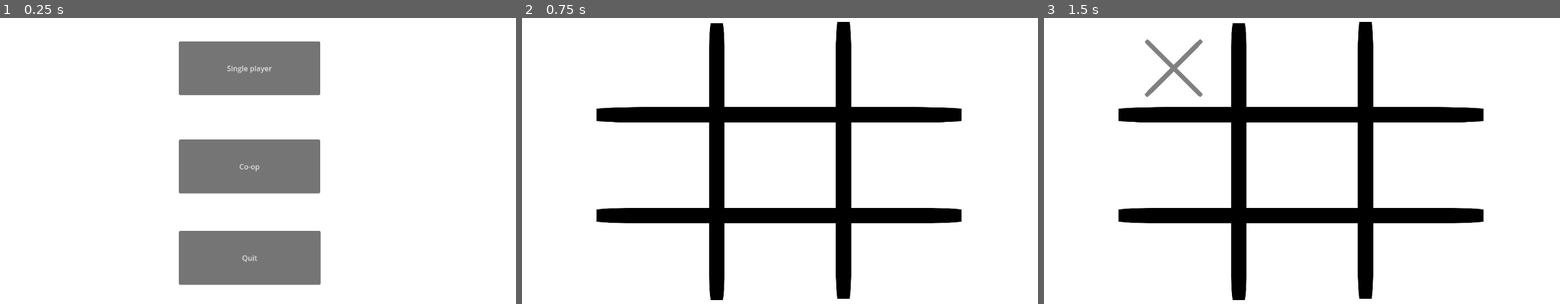
Above: before the commit, frames 1-3 (left to right).
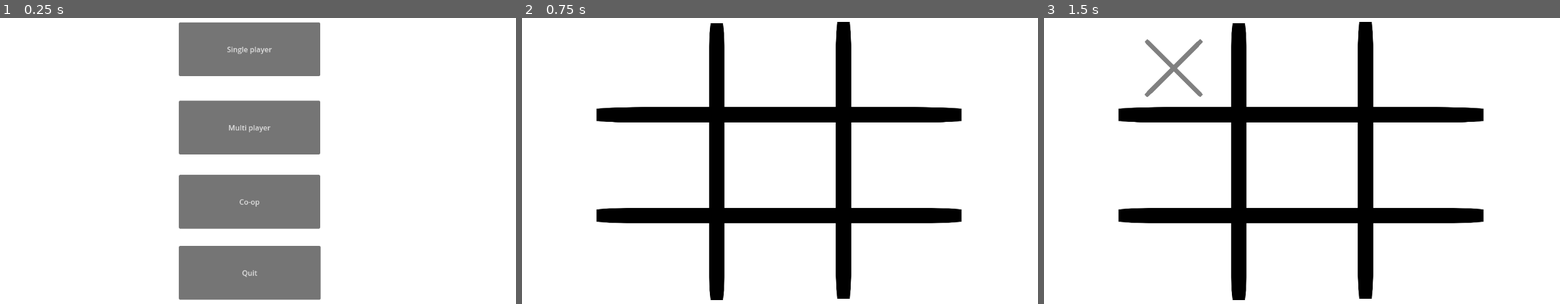
Above: after the commit, the same moments.

Repository: im-shashank/Tick-Tack-Toe
Game: Godot game, scene res://scenes/start_menu.tscn
Same seed, same stepped clock (60 frames per second), same inputs: the game is played once before the commit and once after it. The engine's default icon, where the game draws it, is replaced by a stand-in: a white triangle on a blue panel in a dark square.
Inputs (mouse positions are in pixels of both pictures, inside the frame that each line leads up to):
- Up to frame 1 (0.25 s): no input
- Up to frame 2 (0.75 s): click "Co-op" at 0.5 s
- Up to frame 3 (1.5 s): click (1173, 66) at 1.25 s

The runs differ from the first frame. In frame 1, 16% of the frame differs, in the area x 34-63%, y 1-99%; in frame 2, nothing differs; in frame 3, nothing differs.

Commit message:
Started adding multiplayer

Diff:
--- /dev/null
+++ b/scenes/multiplayer.tscn
@@ -0,0 +1,10 @@
+[gd_scene load_steps=3 format=3 uid="uid://dmmdkdmq3deo"]
+
+[ext_resource type="PackedScene" uid="uid://cqn8i5to1cg12" path="res://scenes/multiplayer_main.tscn" id="1_rykwk"]
+[ext_resource type="Script" path="res://scenes/scripts/multi_player.gd" id="2_cxqjd"]
+
+[node name="Co-op" type="Node2D"]
+
+[node name="Main" parent="." instance=ExtResource("1_rykwk")]
+position = Vector2(7, 3)
+script = ExtResource("2_cxqjd")
--- /dev/null
+++ b/scenes/multiplayer_host_or_join.tscn
@@ -0,0 +1,53 @@
+[gd_scene load_steps=5 format=3 uid="uid://de1uepe5bupth"]
+
+[ext_resource type="Script" path="res://scenes/scripts/multiplayer_host_or_join.gd" id="1_gfyrb"]
+[ext_resource type="Shader" path="res://scenes/shaders/main.gdshader" id="2_l4cx3"]
+[ext_resource type="Texture2D" uid="uid://btepcttr42vi3" path="res://icon.svg" id="3_hd03v"]
+
+[sub_resource type="ShaderMaterial" id="ShaderMaterial_khe3r"]
+shader = ExtResource("2_l4cx3")
+
+[node name="main" type="Node2D"]
+script = ExtResource("1_gfyrb")
+
+[node name="Background" type="Sprite2D" parent="."]
+material = SubResource("ShaderMaterial_khe3r")
+position = Vector2(563.5, 328)
+scale = Vector2(10.7422, 6.15625)
+texture = ExtResource("3_hd03v")
+
+[node name="Buttons" type="Node2D" parent="."]
+
+[node name="Host" type="Button" parent="Buttons"]
+offset_left = 151.0
+offset_top = 145.165
+offset_right = 427.0
+offset_bottom = 249.165
+text = "Host"
+
+[node name="Join" type="Button" parent="Buttons"]
+offset_left = 742.0
+offset_top = 145.165
+offset_right = 1018.0
+offset_bottom = 249.165
+text = "Join"
+
+[node name="Main menu" type="Button" parent="Buttons"]
+offset_left = 32.0
+offset_top = 29.0
+offset_right = 140.0
+offset_bottom = 71.0
+text = "Main menu"
+
+[node name="StartGame" type="Button" parent="Buttons"]
+offset_left = 450.0
+offset_top = 366.77
+offset_right = 726.0
+offset_bottom = 470.77
+text = "Start game
+"
+
+[connection signal="pressed" from="Buttons/Host" to="." method="_on_host_pressed"]
+[connection signal="pressed" from="Buttons/Join" to="." method="_on_join_pressed"]
+[connection signal="pressed" from="Buttons/Main menu" to="." method="_on_main_menu_pressed"]
+[connection signal="pressed" from="Buttons/StartGame" to="." method="_on_start_game_pressed"]
--- /dev/null
+++ b/scenes/multiplayer_main.tscn
@@ -0,0 +1,262 @@
+[gd_scene load_steps=12 format=3 uid="uid://cqn8i5to1cg12"]
+
+[ext_resource type="Script" path="res://scenes/scripts/Co-op.gd" id="1_hy757"]
+[ext_resource type="Shader" path="res://scenes/shaders/main.gdshader" id="2_lctpg"]
+[ext_resource type="Texture2D" uid="uid://btepcttr42vi3" path="res://icon.svg" id="3_auao8"]
+[ext_resource type="Shader" path="res://scenes/shaders/line1.gdshader" id="4_lb2w0"]
+[ext_resource type="PackedScene" uid="uid://d01mrnhdphy2h" path="res://scenes/x.tscn" id="5_tiilg"]
+[ext_resource type="PackedScene" uid="uid://bbgoy3vh8rl0s" path="res://scenes/o.tscn" id="6_ptfnj"]
+[ext_resource type="Shader" path="res://scenes/shaders/button.gdshader" id="7_0l4ni"]
+[ext_resource type="Script" path="res://scenes/scripts/game_over_layer.gd" id="8_h2u1v"]
+
+[sub_resource type="ShaderMaterial" id="ShaderMaterial_7b5x3"]
+shader = ExtResource("2_lctpg")
+
+[sub_resource type="ShaderMaterial" id="ShaderMaterial_2dccl"]
+shader = ExtResource("4_lb2w0")
+
+[sub_resource type="ShaderMaterial" id="ShaderMaterial_ga8i7"]
+shader = ExtResource("7_0l4ni")
+
+[node name="Main" type="Node2D"]
+script = ExtResource("1_hy757")
+
+[node name="background" type="Sprite2D" parent="."]
+material = SubResource("ShaderMaterial_7b5x3")
+position = Vector2(587, 349)
+scale = Vector2(11.4141, 6.25781)
+texture = ExtResource("3_auao8")
+
+[node name="Grid" type="Node2D" parent="."]
+position = Vector2(86, 5)
+
+[node name="line1" type="Sprite2D" parent="Grid"]
+material = SubResource("ShaderMaterial_2dccl")
+position = Vector2(353, 317)
+scale = Vector2(0.265625, 4.78125)
+texture = ExtResource("3_auao8")
+
+[node name="line2" type="Sprite2D" parent="Grid"]
+material = SubResource("ShaderMaterial_2dccl")
+position = Vector2(632, 314)
+scale = Vector2(0.265625, 4.78125)
+texture = ExtResource("3_auao8")
+
+[node name="line3" type="Sprite2D" parent="Grid"]
+material = SubResource("ShaderMaterial_2dccl")
+position = Vector2(490.206, 436)
+rotation = 1.5708
+scale = Vector2(0.265625, 6.28184)
+texture = ExtResource("3_auao8")
+
+[node name="line4" type="Sprite2D" parent="Grid"]
+material = SubResource("ShaderMaterial_2dccl")
+position = Vector2(490.206, 213.41)
+rotation = 1.5708
+scale = Vector2(0.265625, 6.28184)
+texture = ExtResource("3_auao8")
+
+[node name="X" type="Node2D" parent="."]
+
+[node name="X1" parent="X" instance=ExtResource("5_tiilg")]
+visible = false
+position = Vector2(146, 19)
+scale = Vector2(0.295, 0.295)
+
+[node name="X2" parent="X" instance=ExtResource("5_tiilg")]
+visible = false
+position = Vector2(443, 18)
+scale = Vector2(0.295, 0.295)
+
+[node name="X3" parent="X" instance=ExtResource("5_tiilg")]
+visible = false
+position = Vector2(705, 17)
+scale = Vector2(0.295, 0.295)
+
+[node name="X4" parent="X" instance=ExtResource("5_tiilg")]
+visible = false
+position = Vector2(706, 246)
+scale = Vector2(0.295, 0.295)
+
+[node name="X5" parent="X" instance=ExtResource("5_tiilg")]
+visible = false
+position = Vector2(421, 240)
+scale = Vector2(0.295, 0.295)
+
+[node name="X6" parent="X" instance=ExtResource("5_tiilg")]
+visible = false
+position = Vector2(145, 234)
+scale = Vector2(0.295, 0.295)
+
+[node name="X7" parent="X" instance=ExtResource("5_tiilg")]
+visible = false
+position = Vector2(141, 445)
+scale = Vector2(0.295, 0.295)
+
+[node name="X8" parent="X" instance=ExtResource("5_tiilg")]
+visible = false
+position = Vector2(433, 449)
+scale = Vector2(0.295, 0.295)
+
+[node name="X9" parent="X" instance=ExtResource("5_tiilg")]
+visible = false
+position = Vector2(713, 450)
+scale = Vector2(0.295, 0.295)
+
+[node name="O" type="Node2D" parent="."]
+
+[node name="O1" parent="O" instance=ExtResource("6_ptfnj")]
+visible = false
+position = Vector2(-118, -114)
+scale = Vector2(0.715, 0.715)
+
+[node name="O2" parent="O" instance=ExtResource("6_ptfnj")]
+visible = false
+position = Vector2(185, -116)
+scale = Vector2(0.715, 0.715)
+
+[node name="O3" parent="O" instance=ExtResource("6_ptfnj")]
+visible = false
+position = Vector2(447, -114)
+scale = Vector2(0.715, 0.715)
+
+[node name="O4" parent="O" instance=ExtResource("6_ptfnj")]
+visible = false
+position = Vector2(447, 114)
+scale = Vector2(0.715, 0.715)
+
+[node name="O5" parent="O" instance=ExtResource("6_ptfnj")]
+visible = false
+position = Vector2(165, 107)
+scale = Vector2(0.715, 0.715)
+
+[node name="O6" parent="O" instance=ExtResource("6_ptfnj")]
+visible = false
+position = Vector2(-115, 103)
+scale = Vector2(0.715, 0.715)
+
+[node name="O7" parent="O" instance=ExtResource("6_ptfnj")]
+visible = false
+position = Vector2(-119, 314)
+scale = Vector2(0.715, 0.715)
+
+[node name="O8" parent="O" instance=ExtResource("6_ptfnj")]
+visible = false
+position = Vector2(171, 316)
+scale = Vector2(0.715, 0.715)
+
+[node name="O9" parent="O" instance=ExtResource("6_ptfnj")]
+visible = false
+position = Vector2(456, 318)
+scale = Vector2(0.715, 0.715)
+
+[node name="Buttons" type="Node2D" parent="."]
+
+[node name="Button1" type="Button" parent="Buttons"]
+material = SubResource("ShaderMaterial_ga8i7")
+offset_left = 175.0
+offset_top = 24.0
+offset_right = 421.0
+offset_bottom = 203.0
+
+[node name="Button2" type="Button" parent="Buttons"]
+material = SubResource("ShaderMaterial_ga8i7")
+offset_left = 453.0
+offset_top = 21.0
+offset_right = 699.0
+offset_bottom = 200.0
+
+[node name="Button3" type="Button" parent="Buttons"]
+material = SubResource("ShaderMaterial_ga8i7")
+offset_left = 735.0
+offset_top = 23.0
+offset_right = 981.0
+offset_bottom = 202.0
+
+[node name="Button4" type="Button" parent="Buttons"]
+material = SubResource("ShaderMaterial_ga8i7")
+offset_left = 737.0
+offset_top = 240.0
+offset_right = 983.0
+offset_bottom = 419.0
+
+[node name="Button5" type="Button" parent="Buttons"]
+material = SubResource("ShaderMaterial_ga8i7")
+offset_left = 452.0
+offset_top = 240.0
+offset_right = 698.0
+offset_bottom = 419.0
+
+[node name="Button6" type="Button" parent="Buttons"]
+material = SubResource("ShaderMaterial_ga8i7")
+offset_left = 179.0
+offset_top = 240.0
+offset_right = 425.0
+offset_bottom = 419.0
+
+[node name="Button7" type="Button" parent="Buttons"]
+material = SubResource("ShaderMaterial_ga8i7")
+offset_left = 174.0
+offset_top = 457.0
+offset_right = 420.0
+offset_bottom = 624.0
+
+[node name="Button8" type="Button" parent="Buttons"]
+material = SubResource("ShaderMaterial_ga8i7")
+offset_left = 456.0
+offset_top = 459.0
+offset_right = 702.0
+offset_bottom = 626.0
+
+[node name="Button9" type="Button" parent="Buttons"]
+material = SubResource("ShaderMaterial_ga8i7")
+offset_left = 732.0
+offset_top = 457.0
+offset_right = 978.0
+offset_bottom = 624.0
+
+[node name="GameOverLayer" type="CanvasLayer" parent="."]
+process_mode = 3
+script = ExtResource("8_h2u1v")
+
+[node name="Panel" type="Panel" parent="GameOverLayer"]
+offset_left = 19.0
+offset_top = 28.0
+offset_right = 1137.0
+offset_bottom = 624.0
+
+[node name="Label" type="Label" parent="GameOverLayer"]
+offset_left = 279.0
+offset_top = 73.0
+offset_right = 899.0
+offset_bottom = 227.0
+theme_override_font_sizes/font_size = 60
+text = "Game Over"
+horizontal_alignment = 1
+vertical_alignment = 1
+
+[node name="Retry" type="Button" parent="GameOverLayer"]
+offset_left = 461.0
+offset_top = 243.0
+offset_right = 694.0
+offset_bottom = 326.0
+text = "Retry"
+
+[node name="ToMainMenu" type="Button" parent="GameOverLayer"]
+offset_left = 462.0
+offset_top = 338.0
+offset_right = 695.0
+offset_bottom = 421.0
+text = "Main Menu"
+
+[connection signal="pressed" from="Buttons/Button1" to="." method="_on_button_1_pressed"]
+[connection signal="pressed" from="Buttons/Button2" to="." method="_on_button_2_pressed"]
+[connection signal="pressed" from="Buttons/Button3" to="." method="_on_button_3_pressed"]
+[connection signal="pressed" from="Buttons/Button4" to="." method="_on_button_4_pressed"]
+[connection signal="pressed" from="Buttons/Button5" to="." method="_on_button_5_pressed"]
+[connection signal="pressed" from="Buttons/Button6" to="." method="_on_button_6_pressed"]
+[connection signal="pressed" from="Buttons/Button7" to="." method="_on_button_7_pressed"]
+[connection signal="pressed" from="Buttons/Button8" to="." method="_on_button_8_pressed"]
+[connection signal="pressed" from="Buttons/Button9" to="." method="_on_button_9_pressed"]
+[connection signal="pressed" from="GameOverLayer/Retry" to="GameOverLayer" method="_on_retry_pressed"]
+[connection signal="pressed" from="GameOverLayer/ToMainMenu" to="GameOverLayer" method="_on_to_main_menu_pressed"]
--- /dev/null
+++ b/scenes/scripts/multi_player.gd
@@ -0,0 +1,191 @@
+extends Node2D
+
+var playerChoice = "X"
+var winner = ""
+@onready var x = get_node("X")
+@onready var o = get_node("O")
+@onready var turn = 0;
+@onready var currentTurn = "x"
+
+@onready var grid = [
+	["", "", ""],
+	["", "", ""],
+	["", "", ""]
+]
+
+# Called when the node enters the scene tree for the first time.
+func _ready() -> void:
+	pass # Replace with function body.
+
+
+# Called every frame. 'delta' is the elapsed time since the previous frame.
+func _process(delta: float) -> void:
+	if winner != null && winner != "":
+		get_node("GameOverLayer/Label").text = "Winner is " + winner
+		get_node("GameOverLayer").gameOver()
+	if turn >= 9 && winner == null:
+		get_node("GameOverLayer/Label").text = "The game is a draw"
+		get_node("GameOverLayer").gameOver()
+	pass
+
+func checkWinner():
+	#algorithm that will check who is the winner
+	#check row
+	for n in 3:
+		if grid[n][0] == grid[n][1] && grid[n][1] == grid[n][2] && grid[n][0] == grid[n][2]:
+			return grid[n][0]
+
+	#check column
+	for n in 3:
+		if grid[0][n] == grid[1][n] && grid[1][n] == grid[2][n] && grid[0][n] == grid[2][n]:
+			return grid[0][n]
+
+	#check diagonal
+	if grid[0][0] == grid[1][1] && grid[1][1] == grid[2][2] && grid[0][0] == grid[2][2]:
+		return grid[0][0]
+	elif grid[0][2] == grid[1][1] && grid[1][1] == grid[2][0] && grid[0][2] == grid[2][0]:
+		return grid[0][2]
+
+
+func _on_button_1_pressed() -> void:
+	if currentTurn == "x" && grid[0][0] == "":
+		turn += 1
+		var x1 = x.get_child(0)
+		x1.visible = true
+		grid[0][0] = "X"
+		currentTurn = "o"
+	elif currentTurn == "o" && grid[0][0] == "":
+		turn += 1
+		var o1 = o.get_child(0)
+		o1.visible = true
+		grid[0][0] = "O"
+		currentTurn = "x"
+	winner = checkWinner()
+
+
+func _on_button_2_pressed() -> void:
+	if currentTurn == "x" && grid[0][1] == "":
+		turn += 1
+		var x2 = x.get_child(1)
+		x2.visible = true
+		grid[0][1] = "X"
+		currentTurn = "o"
+	elif currentTurn == "o" && grid[0][1] == "":
+		turn += 1
+		var o2 = o.get_child(1)
+		o2.visible = true
+		grid[0][1] = "O"
+		currentTurn = "x"
+	winner = checkWinner()
+
+
+func _on_button_3_pressed() -> void:
+	if currentTurn == "x" && grid[0][2] == "":
+		turn += 1
+		var x3 = x.get_child(2)
+		x3.visible = true
+		grid[0][2] = "X"
+		currentTurn = "o"
+	elif currentTurn == "o" && grid[0][2] == "":
+		turn += 1
+		var o3 = o.get_child(2)
+		o3.visible = true
+		grid[0][2] = "O"
+		currentTurn = "x"
+	winner = checkWinner()
+
+
+func _on_button_4_pressed() -> void:
+	if currentTurn == "x" && grid[1][2] == "":
+		turn += 1
+		var x4 = x.get_child(3)
+		x4.visible = true
+		grid[1][2] = "X"
+		currentTurn = "o"
+	elif currentTurn == "o" && grid[1][2] == "":
+		turn += 1
+		var o4 = o.get_child(3)
+		o4.visible = true
+		grid[1][2] = "O"
+		currentTurn = "x"
+	winner = checkWinner()
+
+
+func _on_button_5_pressed() -> void:
+	if currentTurn == "x" && grid[1][1] == "":
+		turn += 1
+		var x5 = x.get_child(4)
+		x5.visible = true
+		grid[1][1] = "X"
+		currentTurn = "o"
+	elif currentTurn == "o" && grid[1][1] == "":
+		turn += 1
+		var o5 = o.get_child(4)
+		o5.visible = true
+		grid[1][1] = "O"
+		currentTurn = "x"
+	winner = checkWinner()
+
+
+func _on_button_6_pressed() -> void:
+	if currentTurn == "x" && grid[1][0] == "":
+		turn += 1
+		var x6 = x.get_child(5)
+		x6.visible = true
+		grid[1][0] = "X"
+		currentTurn = "o"
+	elif currentTurn == "o" && grid[1][0] == "":
+		turn += 1
+		var o6 = o.get_child(5)
+		o6.visible = true
+		grid[1][0] = "O"
+		currentTurn = "x"
+	winner = checkWinner()
+
+
+func _on_button_7_pressed() -> void:
+	if currentTurn == "x" && grid[2][0] == "":
+		turn += 1
+		var x7 = x.get_child(6)
+		x7.visible = true
+		grid[2][0] = "X"
+		currentTurn = "o"
+	elif currentTurn == "o" && grid[2][0] == "":
+		turn += 1
+		var o7 = o.get_child(6)
+		o7.visible = true
+		grid[2][0] = "O"
+		currentTurn = "x"
+	winner = checkWinner()
+
+
+func _on_button_8_pressed() -> void:
+	if currentTurn == "x" && grid[2][1] == "":
+		turn += 1
+		var x8 = x.get_child(7)
+		x8.visible = true
+		grid[2][1] = "X"
+		currentTurn = "o"
+	elif currentTurn == "o" && grid[2][1] == "":
+		turn += 1
+		var o8 = o.get_child(7)
+		o8.visible = true
+		grid[2][1] = "O"
+		currentTurn = "x"
+	winner = checkWinner()
+
+
+func _on_button_9_pressed() -> void:
+	if currentTurn == "x" && grid[2][2] == "":
+		turn += 1
+		var x9 = x.get_child(8)
+		x9.visible = true
+		grid[2][2] = "X"
+		currentTurn = "o"
+	elif currentTurn == "o" && grid[2][2] == "":
+		turn += 1
+		var o9 = o.get_child(8)
+		o9.visible = true
+		grid[2][2] = "O"
+		currentTurn = "x"
+	winner = checkWinner()
--- /dev/null
+++ b/scenes/scripts/multiplayer_host_or_join.gd
@@ -0,0 +1,64 @@
+extends Node2D
+
+@export var address = "127.0.0.1"
+@export var port = 8910
+var peer
+
+# Called when the node enters the scene tree for the first time.
+func _ready() -> void:
+	multiplayer.peer_connected.connect(peer_connected)
+	multiplayer.peer_disconnected.connect(peer_disconnected)
+	multiplayer.connected_to_server.connect(connected_to_server)
+	multiplayer.server_disconnected.connect(server_disconnected)
+
+# Called every frame. 'delta' is the elapsed time since the previous frame.
+func _process(delta: float) -> void:
+	pass
+
+
+func peer_connected(id):
+	print("peer_connected ", id)
+
+
+func peer_disconnected(id):
+	print("peer_disconnected ", id)
+
+
+func connected_to_server():
+	print("connected_to_server")
+
+
+func server_disconnected():
+	print("server_disconnected")
+
+
+func _on_main_menu_pressed() -> void:
+	get_tree().change_scene_to_file("res://scenes/start_menu.tscn")
+
+
+#this function will be called when the player wants to host a session
+func _on_host_pressed() -> void:
+	print("host session")
+	peer = ENetMultiplayerPeer.new()
+	var error = peer.create_server(port, 2)
+	if error != OK:
+		print("error creating server ", error)
+		return
+	peer.get_host().compress(ENetConnection.COMPRESS_RANGE_CODER)
+
+	multiplayer.set_multiplayer_peer(peer)
+	print("waiting for players!")
+
+
+#this function will be called when the player wants to join a session
+func _on_join_pressed() -> void:
+	print("join session")
+	peer = ENetMultiplayerPeer.new()
+	peer.create_client(address, port)
+	peer.get_host().compress(ENetConnection.COMPRESS_RANGE_CODER)
+	multiplayer.set_multiplayer_peer(peer)
+
+
+#this function will be called to start the game
+func _on_start_game_pressed() -> void:
+	print("start game")
--- a/scenes/scripts/start_menu.gd
+++ b/scenes/scripts/start_menu.gd
@@ -21,3 +21,7 @@
 
 func _on_single_player_pressed() -> void:
 	get_tree().change_scene_to_file("res://scenes/single_player.tscn")
+
+
+func _on_multiplayer_pressed() -> void:
+	get_tree().change_scene_to_file("res://scenes/multiplayer_host_or_join.tscn")
--- a/scenes/start_menu.tscn
+++ b/scenes/start_menu.tscn
@@ -18,25 +18,33 @@
 
 [node name="SinglePlayer" type="Button" parent="."]
 offset_left = 404.0
-offset_top = 56.29
+offset_top = 14.11
 offset_right = 715.0
-offset_bottom = 175.29
+offset_bottom = 133.11
 text = "Single player"
 
 [node name="Co-op" type="Button" parent="."]
 offset_left = 404.0
-offset_top = 272.81
+offset_top = 351.07
 offset_right = 715.0
-offset_bottom = 391.81
+offset_bottom = 470.07
 text = "Co-op"
+
+[node name="multiplayer" type="Button" parent="."]
+offset_left = 404.0
+offset_top = 187.22
+offset_right = 715.0
+offset_bottom = 306.22
+text = "Multi player"
 
 [node name="End" type="Button" parent="."]
 offset_left = 404.0
-offset_top = 475.31
+offset_top = 508.06
 offset_right = 716.0
-offset_bottom = 594.31
+offset_bottom = 627.06
 text = "Quit"
 
 [connection signal="pressed" from="SinglePlayer" to="." method="_on_single_player_pressed"]
 [connection signal="pressed" from="Co-op" to="." method="_on_start_pressed"]
+[connection signal="pressed" from="multiplayer" to="." method="_on_multiplayer_pressed"]
 [connection signal="pressed" from="End" to="." method="_on_end_pressed"]
